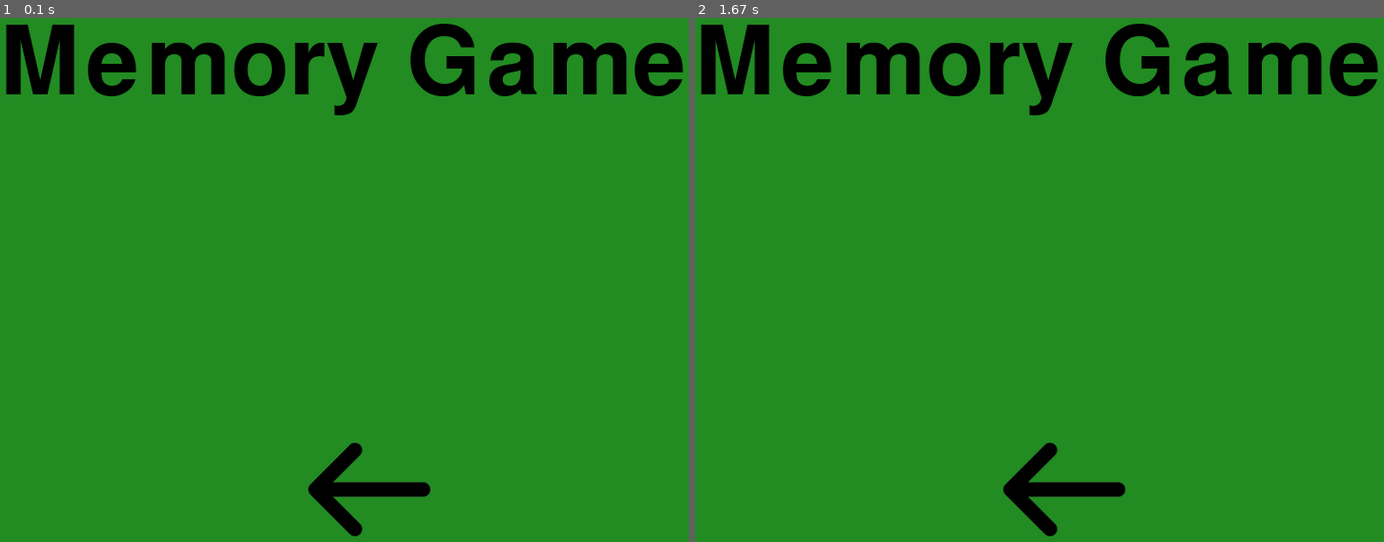
Above: before the commit, frames 1-2 (left to right).
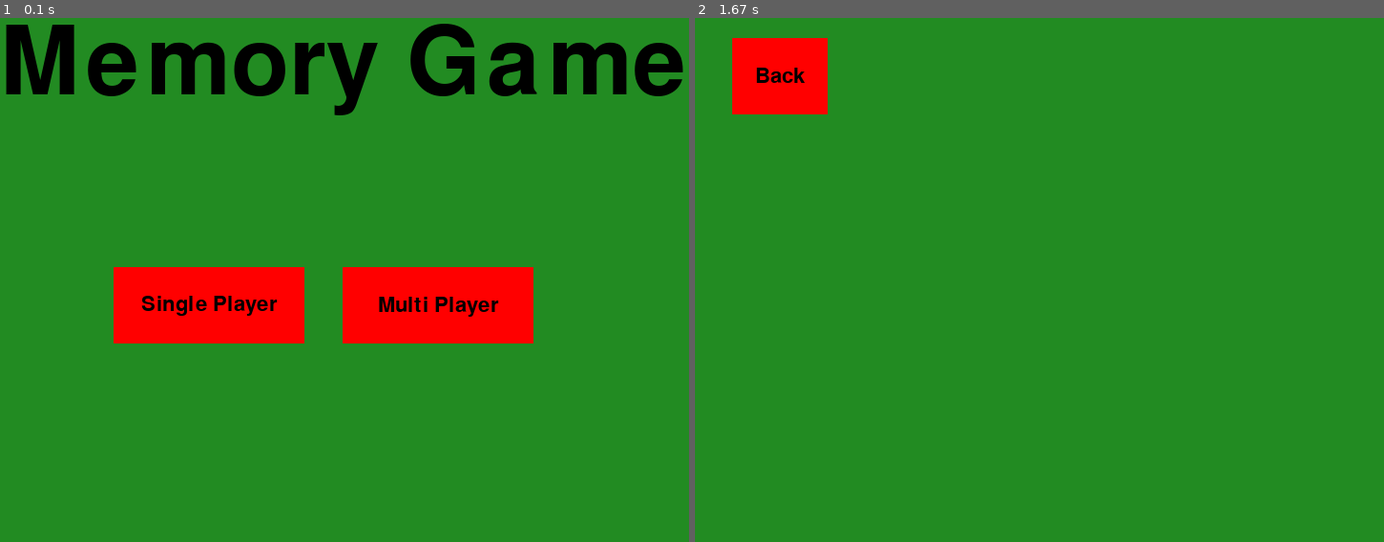
Above: after the commit, the same moments.

Repository: kzhangdz/CSC4992Project
Game: pygame game, started from main.py
Two runs of this game, one before a commit and one after it. Both use one fixed random seed, a clock stepped at 60 frames per second and the inputs below.
Inputs (mouse positions are in pixels of both pictures, inside the frame that each line leads up to):
- Up to frame 1 (0.1 s): no input
- Up to frame 2 (1.67 s): click (1039, 269) at 0.38 s; tap Enter at 0.67 s

The runs differ from the first frame. In frame 1, 9.0% of the frame differs, in the area x 16-78%, y 47-99%; in frame 2, 7.7%.

Commit message:
created button class and modified structure

Diff:
--- /dev/null
+++ b/button.py
@@ -0,0 +1,31 @@
+import pygame
+from pygameEnvironment import *
+
+#button class from:
+#https://stackoverflow.com/questions/47981842/how-do-i-create-a-pygame-with-multiple-menus
+
+class Button:
+
+    def __init__(self, position, size, color, text):
+
+        self.image = pygame.Surface(size)
+        self.image.fill(color)
+        self.rect = pygame.Rect((0,0), size)
+
+        font = pygame.font.SysFont(None, 32)
+        text = font.render(text, True, (0,0,0))
+        text_rect = text.get_rect()
+        text_rect.center = self.rect.center
+
+        self.image.blit(text, text_rect)
+
+        # set after centering text
+        self.rect.topleft = position
+
+    def draw(self, screen):
+        screen.blit(self.image, self.rect)
+
+    def isClicked(self, event):
+        if event.type == pygame.MOUSEBUTTONDOWN:
+            if event.button == 1:
+                return self.rect.collidepoint(event.pos)
--- a/constant.py
+++ b/constant.py
@@ -1,4 +1,7 @@
 '''important constants for pygame'''
+#declare frames per second
+FPS = 30
+
 #declare size
 DISPLAY_WIDTH = 800
 DISPLAY_HEIGHT = 600
--- a/main.py
+++ b/main.py
@@ -1,43 +1,7 @@
 import pygame
-from constant import *
-import os.path
-from textPrinter import TextPrinter
 from pygameEnvironment import *
-from card import Card
-
-#test image
-imgDirectory = os.path.join(os.path.abspath(os.curdir), 'images', 'menu', 'back_button.gif')
-testImg = pygame.image.load(imgDirectory)
-
-def showTestImg(x,y):
-    gameDisplay.blit(testImg, (x,y))
-
-#coordinates
-x = (DISPLAY_WIDTH * 0.45)
-y = (DISPLAY_HEIGHT * 0.8)
-
-def main_menu():
-    #create background
-    gameDisplay.fill(FOREST_GREEN)
-    TextPrinter.displayTitle("Memory Game")
-    showTestImg(x,y)
-    pygame.display.update()
-
-def gameLoop():
-    #create game loop
-    running = True
-    while running:
-        main_menu()
-        for event in pygame.event.get():
-            if event.type == pygame.QUIT:
-                pygame.quit()
-                quit()
-            #print(event)
-
-        #set frame rate
-        clock.tick(30)
+import menu
 
 if __name__ == "__main__":
-    gameLoop()
-    pygame.quit()
+    menu.mainMenu()
     quit()
--- /dev/null
+++ b/menu.py
@@ -0,0 +1,97 @@
+'''file that stores all menu pages'''
+
+import pygame
+from pygameEnvironment import *
+from constant import *
+from button import Button
+from textPrinter import TextPrinter
+
+def mainMenu():
+    #buttons
+    singlePlayerButton = Button((DISPLAY_WIDTH*0.20, DISPLAY_HEIGHT*0.5), (200, 80), RED, "Single Player")
+    multiPlayerButton = Button((DISPLAY_WIDTH*0.50, DISPLAY_HEIGHT*0.5), (200, 80), RED, "Multi Player")
+
+    #game loop
+    running = True
+
+    while running:
+        #events
+        for event in pygame.event.get():
+            if event.type == pygame.QUIT:
+                pygame.quit()
+                exit()
+            elif event.type == pygame.KEYDOWN:
+                 if event.key == pygame.K_ESCAPE: # quit when pressing escape
+                     pygame.quit()
+
+            if singlePlayerButton.isClicked(event):
+                #call single player menu
+                singlePlayerMenu()
+            if multiPlayerButton.isClicked(event):
+                #call multi player menu
+                multiPlayerMenu()
+
+        gameDisplay.fill(FOREST_GREEN)
+        singlePlayerButton.draw(gameDisplay)
+        multiPlayerButton.draw(gameDisplay)
+        TextPrinter.displayTitle("Memory Game")
+        pygame.display.update()
+
+        #set frames per second
+        clock.tick(FPS)
+
+def singlePlayerMenu():
+    #buttons
+    backButton = Button((DISPLAY_WIDTH*0.1, DISPLAY_HEIGHT*0.1), (100, 80), RED, "Back")
+
+    #game loop
+    running = True
+
+    while running:
+        #events
+        for event in pygame.event.get():
+            if event.type == pygame.QUIT:
+                pygame.quit()
+                exit()
+            elif event.type == pygame.KEYDOWN:
+                 if event.key == pygame.K_ESCAPE: # quit when pressing escape
+                     pygame.quit()
+
+            if backButton.isClicked(event):
+                #call main menu
+                mainMenu()
+
+            gameDisplay.fill(FOREST_GREEN)
+            backButton.draw(gameDisplay)
+            pygame.display.update()
+
+            #set frames per second
+            clock.tick(FPS)
+
+def multiPlayerMenu():
+    #buttons
+    backButton = Button((DISPLAY_WIDTH*0.1, DISPLAY_HEIGHT*0.1), (100, 80), RED, "Back")
+
+    #game loop
+    running = True
+
+    while running:
+        #events
+        for event in pygame.event.get():
+            if event.type == pygame.QUIT:
+                pygame.quit()
+                exit()
+            elif event.type == pygame.KEYDOWN:
+                 if event.key == pygame.K_ESCAPE: # quit when pressing escape
+                     pygame.quit()
+
+            if backButton.isClicked(event):
+                #call main menu
+                mainMenu()
+
+            gameDisplay.fill(FOREST_GREEN)
+            backButton.draw(gameDisplay)
+            pygame.display.update()
+
+            #set frames per second
+            clock.tick(FPS)
